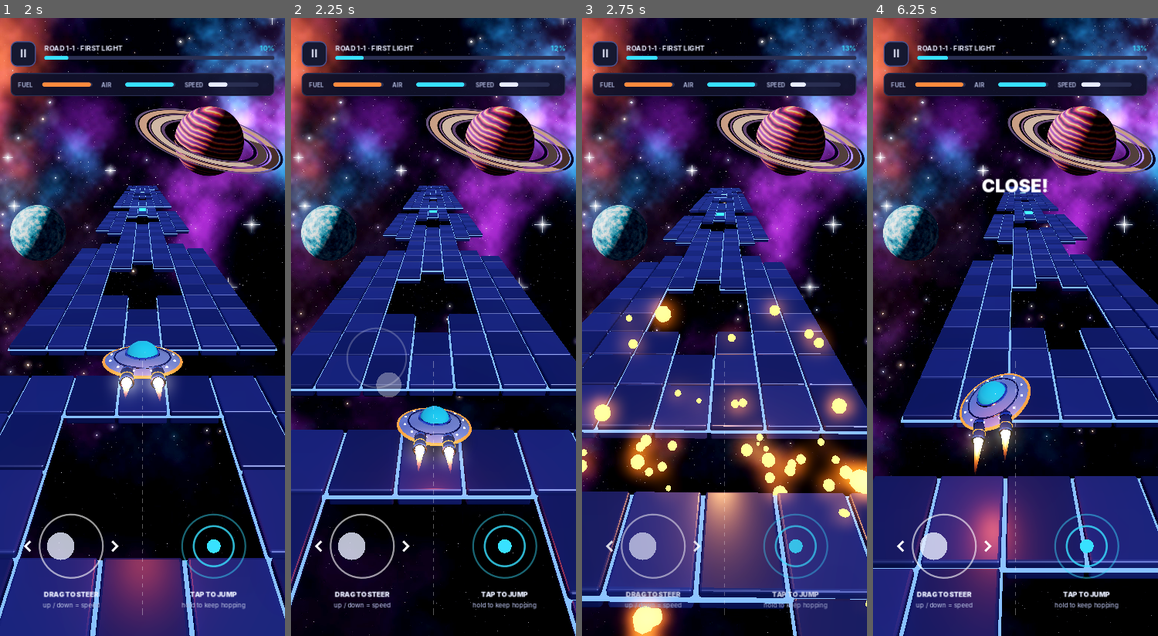
Above: before the commit, frames 1-4 (left to right).
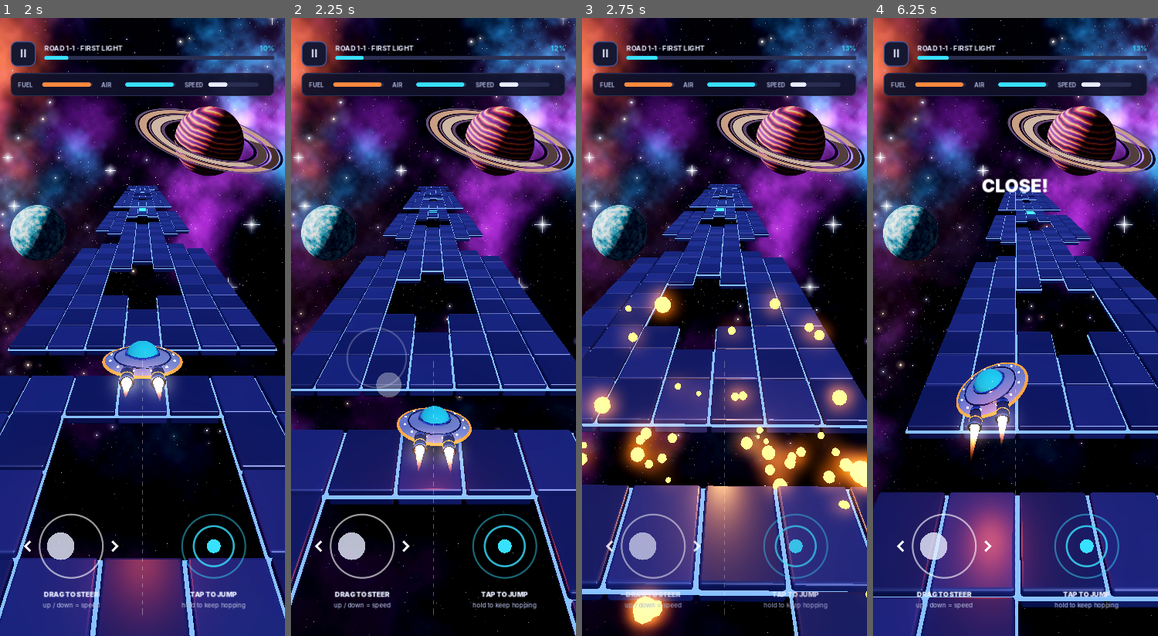
Above: after the commit, the same moments.

Repository: cryptoking12344-lgtm/Orbit-roads
Game: Godot game, scene res://main.tscn
The game is run twice, just before and just after one commit, with the same random seed, the same clock (stepped at 60 frames per second) and the same inputs.
Inputs (mouse positions are in pixels of both pictures, inside the frame that each line leads up to):
- Up to frame 1 (2 s): click "PLAY" at 0.5 s; drag from (142, 327) to (171, 191) at 1.27 s
- Up to frame 2 (2.25 s): drag from (376, 357) to (419, 450) at 2.02 s
- Up to frame 3 (2.75 s): no input
- Up to frame 4 (6.25 s): move the mouse to (1044, 191) at 2.77 s; hold Right (ui_right) 2.78-3.5 s; click "II" at 3.5 s; click "RETRY" at 4.25 s; drag from (1015, 327) to (930, 234) at 5.02 s; move the mouse to (1101, 419) at 5.77 s; hold Left (ui_left) from 5.78 s (still down); tap Space at 6.02 s

Frame 1 is identical in both runs. In frame 2, 0.1% of the frame differs, in the area x 0-100%, y 10-100%; in frame 3, 21%; in frame 4, 22%, in the area x 0-100%, y 6-100%.

Commit message:
Fix stalls and stutter: falls, frame pacing, wall slides, slow-motion
- Falling ends the run sooner and the camera follows the ship
- Ship can no longer be braked to a standstill; speed needs a clear vertical push
- Sideways moves check centre and both wing tips against walls
- Frame cap is skipped when it matches the screen refresh rate
- Slow-motion eases in and out and triggers only on real close calls
- Explosion shaders are compiled at road start; HUD reuses its style boxes
- 3D scene renders at 0.8 scale on very high resolution screens

Co-Authored-By: Claude Fable 5.2 <noreply@anthropic.com>
Claude-Session: https://claude.ai/code/session_017UBDZPffHL4xE4KFaUTjPq

Diff:
--- a/scripts/g.gd
+++ b/scripts/g.gd
@@ -33,6 +33,10 @@
 	for i in roads.size():
 		data["cleared"].append(false)
 		data["best"].append(0.0)
+	# manual interpolation is used for drawing, so the engine's own jitter fix must be off
+	Engine.physics_jitter_fix = 0.0
+	if screen_hz() >= 100.0:
+		data["fps"] = 120
 	_load()
 	apply_fps()
 
@@ -63,8 +67,15 @@
 	if f:
 		f.store_string(JSON.stringify(data))
 
+func screen_hz() -> float:
+	var hz := DisplayServer.screen_get_refresh_rate()
+	return hz if hz > 1.0 else 60.0
+
+## A frame cap equal to the screen's refresh rate fights with vsync and causes
+## periodic hitches, so only cap when the chosen rate is below the screen's.
 func apply_fps() -> void:
-	Engine.max_fps = int(data["fps"])
+	var want := int(data["fps"])
+	Engine.max_fps = 0 if want >= screen_hz() - 5.0 else want
 
 func road_unlocked(i: int) -> bool:
 	return i == 0 or bool(data["cleared"][i - 1])
--- a/scripts/hud.gd
+++ b/scripts/hud.gd
@@ -24,10 +24,17 @@
 	banner_t = maxf(0.0, banner_t - delta)
 	queue_redraw()
 
+var _boxes := {}
+func _sb(col: Color, r: int, border := Color(0, 0, 0, 0)) -> StyleBoxFlat:
+	var key := [col, r, border]
+	if not _boxes.has(key):
+		_boxes[key] = UI.box(col, border, r)
+	return _boxes[key]
+
 func _bar(x: float, y: float, w: float, h: float, v: float, col: Color) -> void:
-	draw_style_box(UI.box(UI.LINE2, Color(0, 0, 0, 0), int(h / 2)), Rect2(x, y, w, h))
+	draw_style_box(_sb(UI.LINE2, int(h / 2)), Rect2(x, y, w, h))
 	if v > 0.01:
-		draw_style_box(UI.box(col, Color(0, 0, 0, 0), int(h / 2)), Rect2(x, y, maxf(h, w * clampf(v, 0.0, 1.0)), h))
+		draw_style_box(_sb(col, int(h / 2)), Rect2(x, y, maxf(h, w * clampf(v, 0.0, 1.0)), h))
 
 func _draw() -> void:
 	var w := size.x
@@ -35,7 +42,7 @@
 	draw_string(fb, Vector2(84, 62), title, HORIZONTAL_ALIGNMENT_LEFT, w - 170, 13, UI.INK)
 	draw_string(fb, Vector2(w - 100, 62), "%d%%" % int(progress * 100), HORIZONTAL_ALIGNMENT_RIGHT, 80, 13, UI.CY)
 	_bar(84, 72, w - 104, 7, progress, UI.CY)
-	draw_style_box(UI.box(Color(0.063, 0.071, 0.165, 0.92), UI.LINE2, 10), Rect2(20, 104, w - 40, 44))
+	draw_style_box(_sb(Color(0.063, 0.071, 0.165, 0.92), 10, UI.LINE2), Rect2(20, 104, w - 40, 44))
 	var cw := (w - 68) / 3.0
 	var items := [["FUEL", fuel, UI.OR], ["AIR", air, UI.CY], ["SPEED", speed, UI.INK]]
 	for i in 3:
--- a/scripts/main.gd
+++ b/scripts/main.gd
@@ -58,6 +58,9 @@
 	root.mouse_filter = Control.MOUSE_FILTER_IGNORE
 	layer.add_child(root)
 	view_ship = int(G.data["ship"])
+	# very high resolution screens: draw the 3D scene a little smaller to keep frames steady
+	if mini(DisplayServer.window_get_size().x, DisplayServer.window_get_size().y) > 1200:
+		get_viewport().scaling_3d_scale = 0.8
 	for a in OS.get_cmdline_user_args():
 		if a.begins_with("shot="):
 			shot = a.split("=")[1]
@@ -67,6 +70,8 @@
 			for i in int(a.split("=")[1]):
 				G.data["cleared"][i] = true
 				G.data["best"][i] = 11.0 + i * 0.37
+		elif a.begins_with("scale3d="):
+			get_viewport().scaling_3d_scale = float(a.split("=")[1])
 		elif a.begins_with("layout="):
 			G.data["controls"] = a.split("=")[1]
 	Sfx.music("music_menu")
@@ -449,7 +454,9 @@
 			G.save()
 			show_screen("settings"))
 		_add(b, 36 + k * 158, 160, 150, 56)
-	_add(UI.label("Steering and jumps feel the same at every setting. 120 needs a 120 Hz screen.", 12, UI.MUTE, "Medium"), 36, 228, 470, 30)
+	var fn := UI.label("This screen runs at %d Hz. Pick a rate at or below it; steering and jumps feel the same at every setting." % int(round(G.screen_hz())), 12, UI.MUTE, "Medium")
+	fn.autowrap_mode = TextServer.AUTOWRAP_WORD_SMART
+	_add(fn, 36, 222, 468, 40)
 	_add(UI.label("SOUND", 11, UI.CY), 20, 296, 200, 18)
 	_toggle("Music", 318, "music", func(): Sfx.refresh_music())
 	_toggle("Sound effects", 382, "sfx")
@@ -477,6 +484,11 @@
 		for a2 in OS.get_cmdline_user_args():
 			if a2.begins_with("tgt="):
 				play.sim.target = float(a2.split("=")[1])
+	elif kind == "fall":
+		play.sim.x = 3.85
+		play.cur = Vector3(3.85, 0, play.sim.z)
+		play.prev = play.cur
+		shot = "soak"
 	elif kind == "touchtest":
 		pass
 	elif kind == "tunnel":
--- a/scripts/play.gd
+++ b/scripts/play.gd
@@ -82,6 +82,8 @@
 	cur = Vector3(sim.x, sim.y, sim.z)
 	prev = cur
 	last_ms = Time.get_ticks_msec()
+	if not demo:
+		_prewarm()
 	_process(0.0)
 
 func _exit_tree() -> void:
@@ -432,9 +434,8 @@
 			hud.show_banner("REFILL")
 		"near":
 			if near_cool <= 0.0:
-				near_cool = 2.5
-				Engine.time_scale = 0.45
-				slow_until = Time.get_ticks_msec() + 360
+				near_cool = 5.0
+				slow_until = Time.get_ticks_msec() + 280
 				Sfx.play("near", -4.0)
 				hud.show_banner("CLOSE!")
 		"die":
@@ -458,6 +459,15 @@
 	else:
 		Sfx.play("slow", -2.0, 0.7)
 		G.vibrate(120)
+
+## Draw the explosion once, out of sight, so its shaders are compiled before the first crash.
+func _prewarm() -> void:
+	var here := ship_root.position
+	ship_root.position = Vector3(0, -40, -sim.z - 30)
+	_explode()
+	ship_root.position = here
+	boom_light.queue_free()
+	boom_light = null
 
 func _explode() -> void:
 	var p := CPUParticles3D.new()
@@ -486,6 +496,7 @@
 	p.position = ship_root.position
 	add_child(p)
 	p.emitting = true
+	get_tree().create_timer(2.5).timeout.connect(p.queue_free)
 	boom_light = OmniLight3D.new()
 	boom_light.light_color = Color("ff9a3a")
 	boom_light.light_energy = 9.0
@@ -527,8 +538,10 @@
 	clock += real
 	near_cool = maxf(0.0, near_cool - real)
 	if slow_until > 0 and now >= slow_until:
-		Engine.time_scale = 1.0
 		slow_until = 0
+	if state == "play":
+		# ease in and out of slow motion so it never feels like a freeze
+		Engine.time_scale = move_toward(Engine.time_scale, 0.6 if slow_until > 0 else 1.0, real * 4.0)
 
 	var f := Engine.get_physics_interpolation_fraction() if state == "play" and not demo else 1.0
 	var p := prev.lerp(cur, f)
@@ -568,6 +581,10 @@
 	if demo:
 		cpos = Vector3(sin(clock * 0.25) * 1.6, 3.3, -p.z + 5.2)
 		look = Vector3(0, 0.6, -p.z - 4.0)
+	if p.y < -0.2 and not demo:
+		# follow a fall so the ship stays in view
+		look.y += maxf(p.y, -3.5) * 0.9
+		cpos.y += maxf(p.y, -3.5) * 0.35
 	if shake > 0.0:
 		cpos += Vector3(randf_range(-1, 1), randf_range(-1, 1), 0) * shake * 0.35
 		shake = maxf(0.0, shake - real * 1.8)
@@ -603,7 +620,10 @@
 			Sfx.play("low_air" if sim.air < 0.22 else "low_fuel", -8.0)
 	if state == "dead" or state == "clear":
 		end_t += real
-		if not panel_shown and end_t > (1.25 if state == "dead" else 0.75):
+		var wait := 0.75
+		if state == "dead":
+			wait = 0.45 if sim.fail == "fell" else 1.2
+		if not panel_shown and end_t > wait:
 			panel_shown = true
 			if state == "dead":
 				_show_fail()
--- a/scripts/sim.gd
+++ b/scripts/sim.gd
@@ -7,6 +7,7 @@
 
 const TL := 1.5
 const MAXSPD := 15.0
+const MINSPD := 4.5   # the ship can slow down but never stops dead
 const HW := 0.3      # half width used for collisions
 const H := 0.42      # ship height
 const NOSE := 0.45
@@ -121,7 +122,7 @@
 	if not alive or finished:
 		return
 	time += dt
-	target = clampf(target + throttle * 9.0 * dt, 0.0, MAXSPD)
+	target = clampf(target + throttle * 9.0 * dt, MINSPD, MAXSPD)
 	var st := clampf(steer, -1.0, 1.0)
 	if on_ground and cur_tile == "I":
 		st = 0.0
@@ -141,9 +142,11 @@
 	# sideways
 	var nx := clampf(x + st * 5.2 * dt, -3.9, 3.9)
 	if nx != x:
-		var side := nx + signf(nx - x) * HW
-		if overlap(side, z, y + STEP, y + H) or overlap(side, z + NOSE * 0.8, y + STEP, y + H):
-			nx = x
+		# check both wing tips and the centre so the ship can never slide into a wall
+		for ox in [-HW, 0.0, HW]:
+			if overlap(nx + ox, z, y + STEP, y + H) or overlap(nx + ox, z + NOSE * 0.8, y + STEP, y + H):
+				nx = x
+				break
 
 	# forward
 	var nz := z + speed * dt
@@ -168,7 +171,7 @@
 		if not on_ground and vy < -2.5:
 			events.append("land")
 			# landed right on the lip of a tile after a gap
-			if solids(nx, nz - 0.5).is_empty() and floor_y < 0.01:
+			if solids(nx, nz - 0.28).is_empty() and floor_y < 0.01:
 				events.append("near")
 		ny = floor_y
 		vy = 0.0
@@ -189,7 +192,7 @@
 		coyote = 0.0
 		jump_buf = 0.0
 		events.append("jump")
-		if solids(nx, nz + 0.55).is_empty():
+		if solids(nx, nz + 0.22).is_empty():
 			events.append("near")
 
 	x = nx; y = ny; z = nz
@@ -219,7 +222,7 @@
 	if air <= 0.0:
 		_die("air")
 		return
-	if y < -7.0:
+	if y < -3.2:
 		_die("fell")
 		return
 	if z >= finish_z:
--- a/scripts/touch.gd
+++ b/scripts/touch.gd
@@ -102,8 +102,9 @@
 					s = clampf(d.x / reach, -1.0, 1.0)
 					if absf(s) < 0.12:
 						s = 0.0
-					if absf(d.y) > 34.0:
-						t = clampf(-(d.y - signf(d.y) * 34.0) / 60.0, -1.0, 1.0)
+					# speed only changes on a clearly vertical push, so steering never brakes by accident
+					if absf(d.y) > 48.0 and absf(d.y) > absf(d.x) * 0.9:
+						t = clampf(-(d.y - signf(d.y) * 48.0) / 60.0, -1.0, 1.0)
 					# let the stick follow the finger so reversing is instant
 					if absf(d.x) > reach * 1.25:
 						tc["start"].x = tc["pos"].x - signf(d.x) * reach * 1.25
